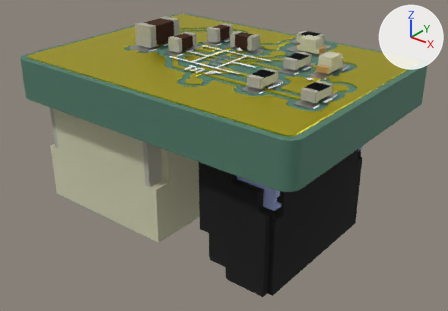
What one commit did to the glTF model Design Files/Dev Board/MCPM0C1104 board DSBGA.glb.
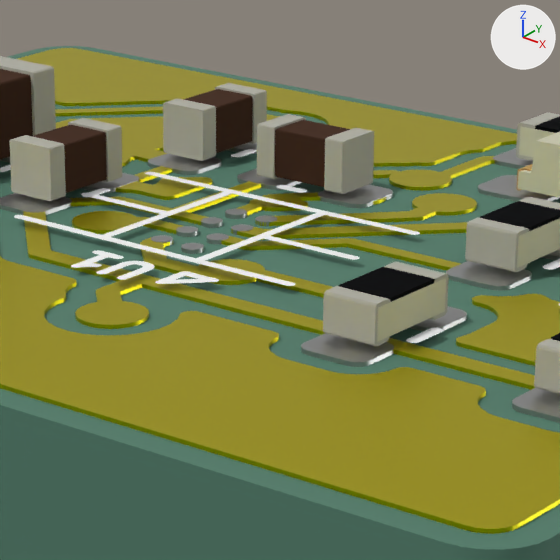
Old and new are each drawn whole from a camera (50 mm lens) standing at (0.16891, -0.12004, 0.00813) and looking at (0.15574, -0.10357, -0.00208) and again close up on the part from 37% to 68% of the width and 1% to 46% of the height. Every picture has the same lights, and +X, +Y and +Z are marked at upper right. Where no turn or scale is listed for an object, it has been applied to the vertices.

The older version as bpy lines, for what is in view:
```python
ob_0_1_1_10 = bpy.data.objects.new('=>[0:1:1:10]', me_mcpm0c1104_board_dsbga_via)
ob_0_1_1_10.parent = ob_node_0
ob_0_1_1_10.location = (0.0, 0.0, 0.0)
ob_0_1_1_11 = bpy.data.objects.new('=>[0:1:1:11]', me_mcpm0c1104_board_dsbga_silkscreen)
ob_0_1_1_11.parent = ob_node_0
ob_0_1_1_11.location = (0.0, 0.0, 0.0)
ob_0_1_1_12 = bpy.data.objects.new('=>[0:1:1:12]', me_mcpm0c1104_board_dsbga_pcb)
ob_0_1_1_12.parent = ob_node_0
ob_0_1_1_12.location = (0.0, 0.0, 0.0)
ob_0_1_1_8 = bpy.data.objects.new('=>[0:1:1:8]', me_mcpm0c1104_board_dsbga_copper)
ob_0_1_1_8.parent = ob_node_0
ob_0_1_1_8.location = (0.0, 0.0, 0.0)
ob_0_1_1_9 = bpy.data.objects.new('=>[0:1:1:9]', me_mcpm0c1104_board_dsbga_pad)
ob_0_1_1_9.parent = ob_node_0
ob_0_1_1_9.location = (0.0, 0.0, 0.0)
ob_r1 = bpy.data.objects.new('R1', me_r_0402_1005metric_003)
ob_r1.location = (0.15685, -0.09964, 0.0016)
# also in view: 'C2' at (0.15357, -0.10333, 0.00185); 'R3' at (0.16015, -0.10467, 0.00177); 'R4' at (0.15819, -0.10467, 0.00177); 'C1' at (0.1538, -0.1014, 0.00185); 'D1' at (0.15745, -0.10058, 0.00185)
```
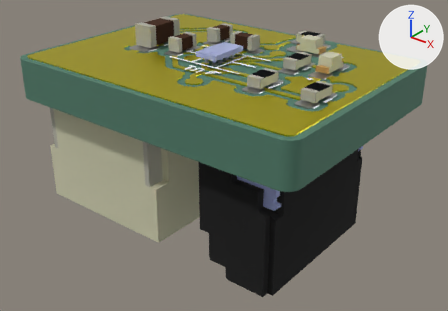
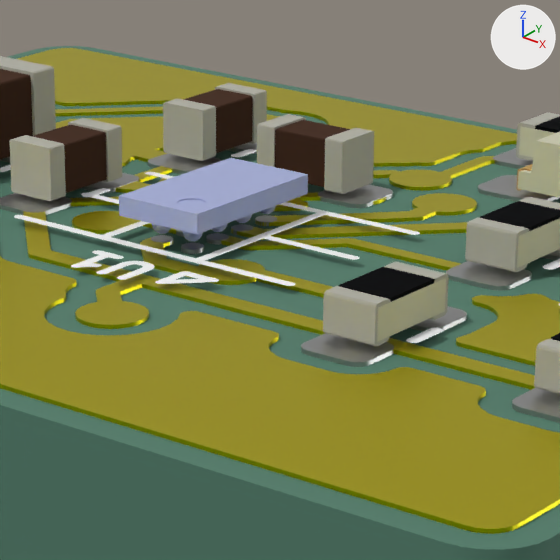
Changed parts and their boxes [x1, y1, x2, y2] in the close-ups (560 x 560 px):
'U1', added
    after: [119, 158, 308, 241]

What changed in the scene script:
```text
Add me_mspm0c1104s8ycjr:
    me_mspm0c1104s8ycjr.from_pydata(...)  # 1480 vertices, 2924 faces; spans x -0.00044..0.00044, y -0.00079..0.00079, z 0.0..0.00036
    me_mspm0c1104s8ycjr.materials.append(mat_mat_6)  # white #cad1ee
Change ob_0_1_1_8:
    ob_0_1_1_8: bpy.data.objects.new('=>[0:1:1:8]', me_mcpm0c1104_board_dsbga_copper) -> bpy.data.objects.new('=>[0:1:1:8]', me_mcpm0c1104_board_dsbga_pcb)
Change ob_0_1_1_9:
    ob_0_1_1_9: bpy.data.objects.new('=>[0:1:1:9]', me_mcpm0c1104_board_dsbga_pad) -> bpy.data.objects.new('=>[0:1:1:9]', me_mcpm0c1104_board_dsbga_copper)
Change ob_0_1_1_10:
    ob_0_1_1_10: bpy.data.objects.new('=>[0:1:1:10]', me_mcpm0c1104_board_dsbga_via) -> bpy.data.objects.new('=>[0:1:1:10]', me_mcpm0c1104_board_dsbga_pad)
Change ob_0_1_1_11:
    ob_0_1_1_11: bpy.data.objects.new('=>[0:1:1:11]', me_mcpm0c1104_board_dsbga_silkscreen) -> bpy.data.objects.new('=>[0:1:1:11]', me_mcpm0c1104_board_dsbga_via)
Change ob_0_1_1_12:
    ob_0_1_1_12: bpy.data.objects.new('=>[0:1:1:12]', me_mcpm0c1104_board_dsbga_pcb) -> bpy.data.objects.new('=>[0:1:1:12]', me_mcpm0c1104_board_dsbga_silkscreen)
Add ob_u1:
    ob_u1 = bpy.data.objects.new('U1', me_mspm0c1104s8ycjr)
    ob_u1.location = (0.15543, -0.10342, 0.0016)
```
